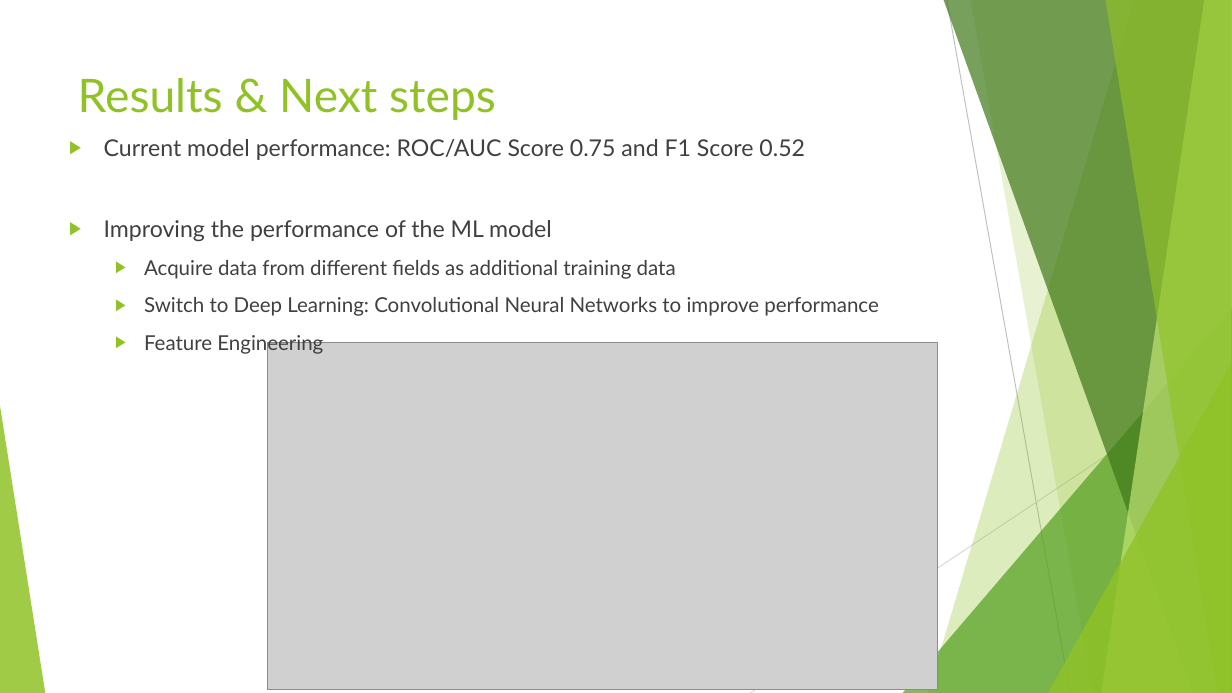
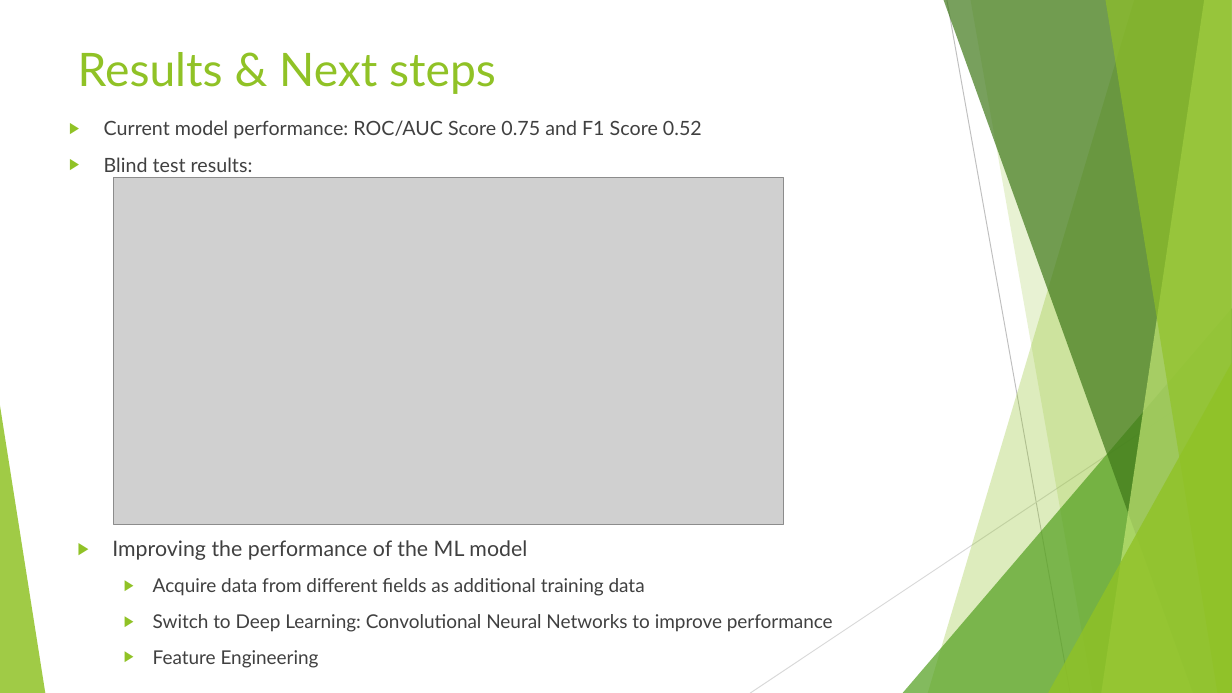
Before and after one commit to Nozziel/OGA2018_SweetSpotPrediction, a slide deck: slide 4 of Introduction.pptx (slide 5 before the commit). Drawn at 1232x693 pixels with LibreOffice and Linux fonts; fonts in the diff are those of the drawing; grey boxes stand for pictures. Boxes give left, top, right and bottom in pixels: in the first picture for what was removed or moved away, otherwise in the second. Text is boxed around its words. In the diff, an @@ line names an element or a change of style, - is before the commit and + after.

```diff
--- a/Introduction.pptx
+++ b/Introduction.pptx
@@ title "Results & Next steps": place and size @@
-title "Results & Next steps" at (78,78,496,120)
+title "Results & Next steps" at (78,52,496,94)
@@ text "Current model performance: ROC/AUC Score ...": place and size @@
-text "Current model performance: ROC/AUC Score ..." at (104,139,878,355)
+text "Current model performance: ROC/AUC Score ..." at (104,120,702,172)
@@ text at (104,120,702,139): size 18 to 15.3 pt in "Current model performance: ROC/AUC Score 0.75 and ..." @@
@@ text at (104,157,253,172): text changed; size 16 to 15.3 pt @@
-▶ Improving the performance of the ML model
-  ▶ Acquire data from different fields as additional training data
-  ▶ Switch to Deep Learning: Convolutional Neural Networks to improve performance
-  ▶ Feature Engineering
+▶ Blind test results:
@@ picture: place and size @@
-picture at (268,342,938,689)
+picture at (114,177,784,525)
@@ text added at (112,540,833,668), 14.8 pt, text #404040 @@
+▶ Improving the performance of the ML model
+  ▶ Acquire data from different fields as additional training data
+  ▶ Switch to Deep Learning: Convolutional Neural Networks to improve performance
+  ▶ Feature Engineering
```
Also in this commit, not shown: 2 other slides changed, 1 slide removed, 5 other files.
